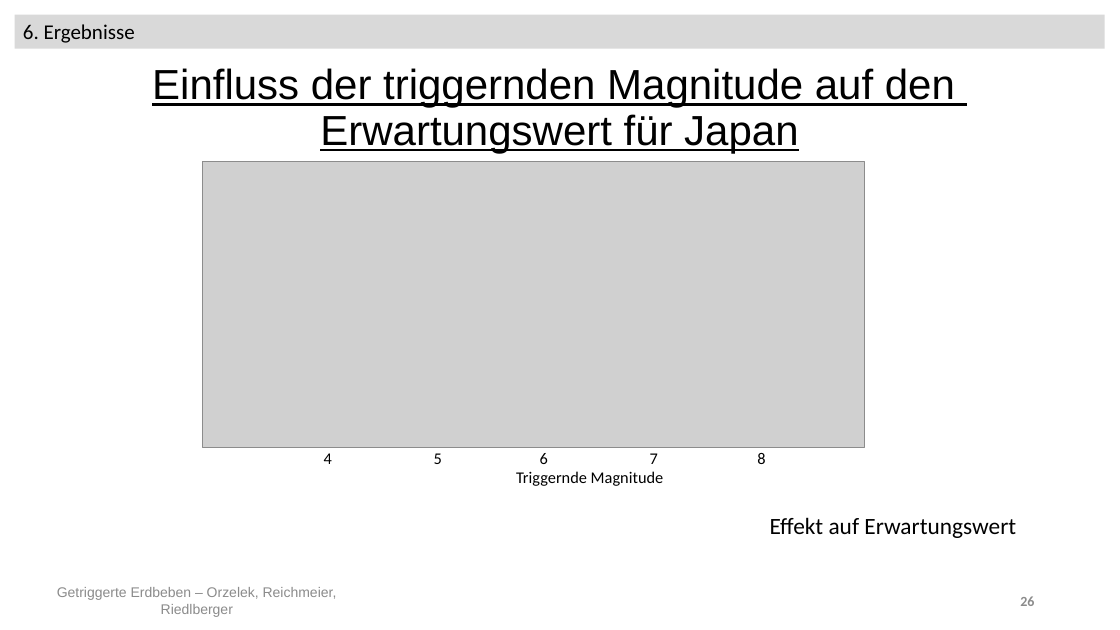
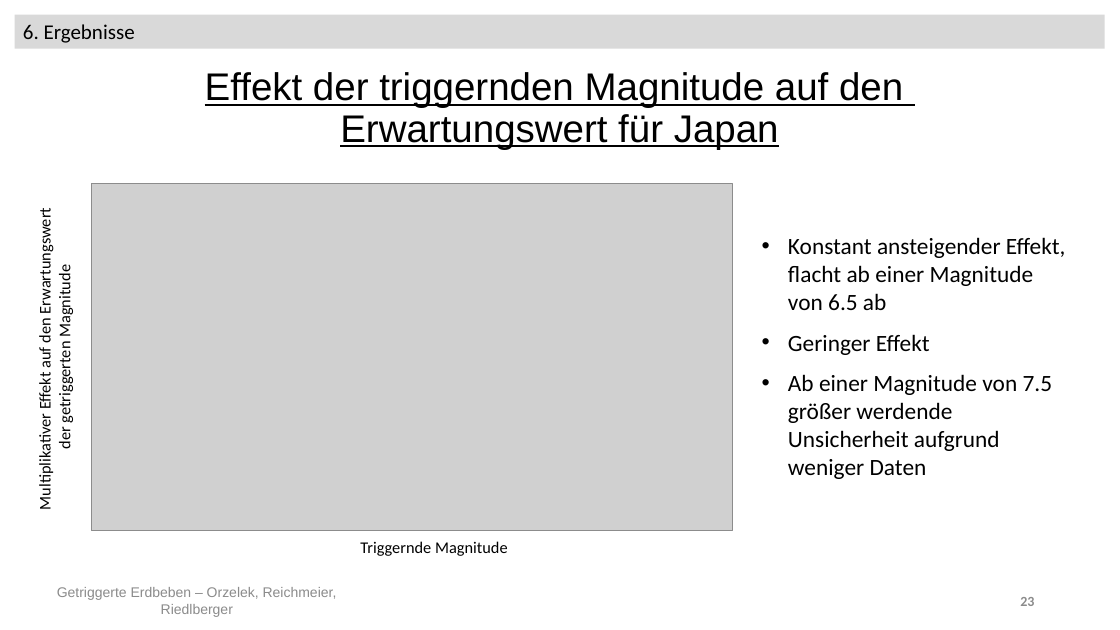
Before and after one commit to Kati77/Praktikum-Erdbeben, a slide deck: slide 23 of pp - AbschlusspräsentationX.pptx (slide 26 before the commit). Drawn at 1120x630 pixels with LibreOffice and Linux fonts; fonts in the diff are those of the drawing; grey boxes stand for pictures. Boxes give left, top, right and bottom in pixels: in the first picture for what was removed or moved away, otherwise in the second. Text is boxed around its words. In the diff, an @@ line names an element or a change of style, - is before the commit and + after.

```diff
--- a/pp - AbschlusspräsentationX.pptx
+++ b/pp - AbschlusspräsentationX.pptx
@@ text at (205,72,903,108): text changed; size 36 to 33 pt @@
-Einfluss der triggernden Magnitude auf den
+Effekt der triggernden Magnitude auf den
@@ text at (340,114,779,149): size 36 to 33 pt in "Erwartungswert für Japan" @@
@@ picture: place and size @@
-picture at (202,161,865,447)
+picture at (92,183,733,531)
@@ text added at (35,219,75,508), 14 pt, text #000000 @@
+Multiplikativer Effekt auf den Erwartungswert
+der getriggerten Magnitude
@@ text added at (788,237,1066,479), 20 pt, text #000000 @@
+• Konstant ansteigender Effekt, flacht ab einer Magnitude von 6.5 ab
+• Geringer Effekt
+• Ab einer Magnitude von 7.5 größer werdende Unsicherheit aufgrund weniger Daten
@@ text removed at (324,453,664,486) @@
-4 5 6 7 8
-Triggernde Magnitude
@@ text removed at (770,517,1016,538) @@
-Effekt auf Erwartungswert
@@ text added at (360,541,508,556), 14 pt, text #000000 @@
+Triggernde Magnitude
@@ page number at (1020,597,1034,606): text changed @@
-26
+23
```
Also in this commit, not shown: 34 other slides changed, 2 slides added, 6 slides removed.
